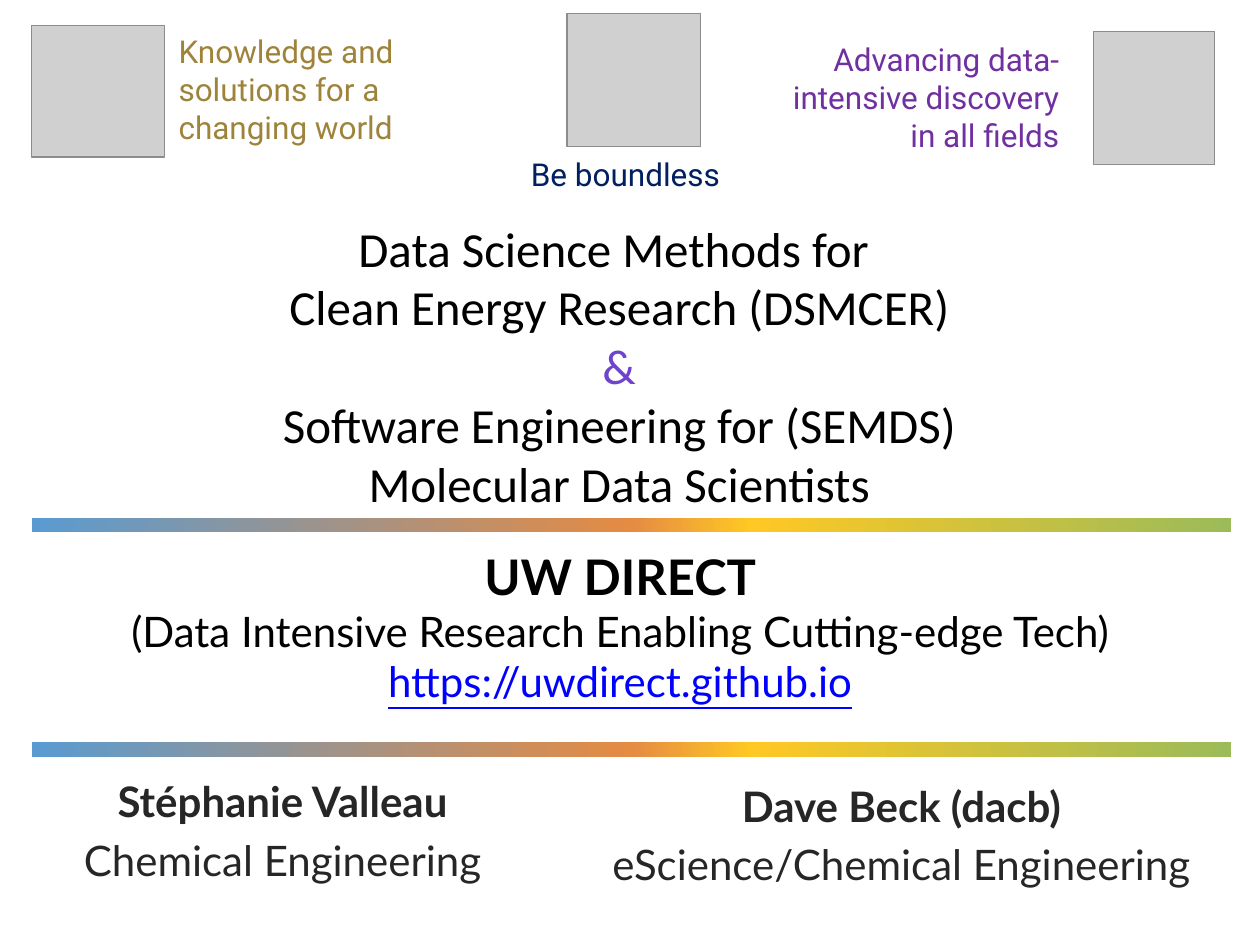
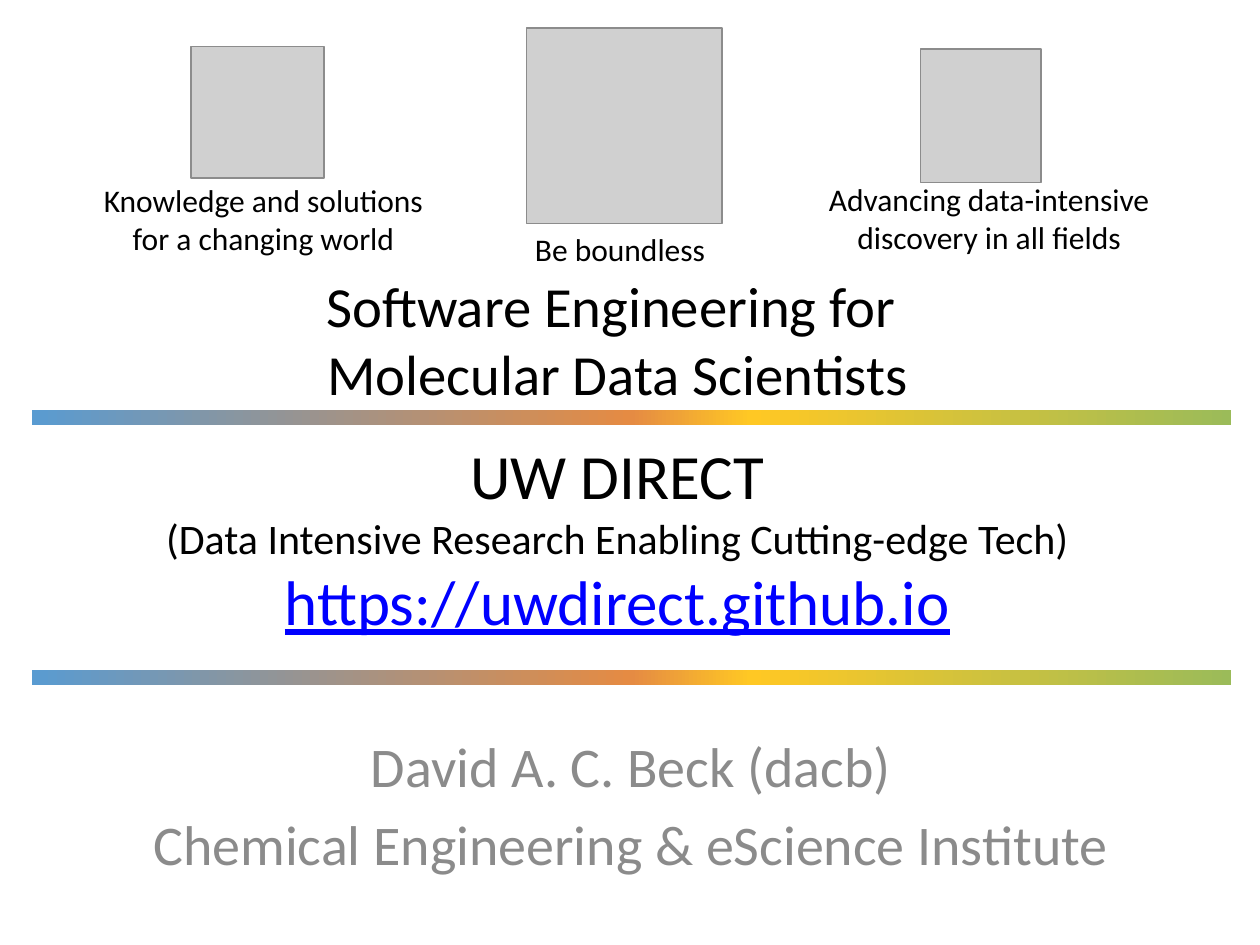
Before and after one commit to UWDIRECT/UWDIRECT.github.io, a slide deck: slide 1 of Wi21_content/SEDS/L1.1.Command_Line.pptx. Drawn at 1260x945 pixels with LibreOffice and Linux fonts; fonts in the diff are those of the drawing; grey boxes stand for pictures; background and template pictures are left out. Boxes give left, top, right and bottom in pixels: in the first picture for what was removed or moved away, otherwise in the second. Text is boxed around its words. In the diff, an @@ line names an element or a change of style, - is before the commit and + after.

Commit message:
fixed missing images from corrupted ppt

```diff
--- a/Wi21_content/SEDS/L1.1.Command_Line.pptx
+++ b/Wi21_content/SEDS/L1.1.Command_Line.pptx
@@ rectangle: place and size @@
-rectangle at bbox=[0, 0, 1260, 224]
+rectangle at bbox=[0, 26, 1260, 223]
@@ picture: place and size @@
-picture at bbox=[567, 14, 701, 147]
+picture at bbox=[527, 28, 722, 223]
@@ picture: place and size @@
-picture at bbox=[32, 26, 165, 158]
+picture at bbox=[192, 47, 325, 178]
@@ picture: place and size @@
-picture at bbox=[1094, 32, 1215, 165]
+picture at bbox=[920, 49, 1041, 183]
@@ text "Knowledge and solutions for a ...": place and size @@
-text "Knowledge and solutions for a ..." at bbox=[179, 39, 393, 146]
+text "Knowledge and solutions for a ..." at bbox=[104, 190, 423, 256]
@@ text "Knowledge and solutions for a ..." at bbox=[104, 190, 423, 256]: font Roboto to Calibri, text colour #9E843B to #000000; alignment left to centre @@
@@ text "Advancing data-intensive discovery in all ...": place and size @@
-text "Advancing data-intensive discovery in all ..." at bbox=[793, 47, 1059, 148]
+text "Advancing data-intensive discovery in all ..." at bbox=[829, 189, 1149, 254]
@@ text "Advancing data-intensive discovery in all ..." at bbox=[829, 189, 1149, 254]: font Roboto to Calibri, text colour #7030A0 to #000000; alignment right to centre @@
@@ text "Be boundless": place and size @@
-text "Be boundless" at bbox=[531, 162, 720, 187]
+text "Be boundless" at bbox=[535, 239, 705, 262]
@@ text "Be boundless" at bbox=[535, 239, 705, 262]: font Roboto to Calibri, text colour #002060 to #000000 @@
@@ title at bbox=[326, 288, 908, 396]: text changed; size 28 to 32.4 pt @@
-Data Science Methods for
-Clean Energy Research (DSMCER)
-&
-Software Engineering for (SEMDS)
-Molecular Data Scientists
+Software Engineering for
+Molecular Data Scientists
@@ text "UW DIRECT": place and size @@
-text "UW DIRECT" at bbox=[131, 559, 1109, 705]
+text "UW DIRECT" at bbox=[166, 458, 1068, 636]
@@ text "UW DIRECT" at bbox=[166, 458, 1068, 636]: size 28 to 36 pt, bold off in "UW DIRECT"; font Lato to Calibri; size 24 to 36 pt in "https://uwdirect.github.io" @@
@@ rectangle: place and size @@
-rectangle at bbox=[32, 518, 1231, 533]
+rectangle at bbox=[32, 410, 1231, 425]
@@ rectangle: place and size @@
-rectangle at bbox=[32, 742, 1231, 757]
+rectangle at bbox=[32, 670, 1231, 685]
@@ subtitle added at bbox=[153, 746, 1107, 875], 32 pt, text #8C8C8C @@
+David A. C. Beck (dacb)
+Chemical Engineering & eScience Institute
@@ subtitle removed at bbox=[84, 785, 481, 884] @@
-Stéphanie Valleau
-Chemical Engineering
@@ text removed at bbox=[612, 789, 1190, 888] @@
-Dave Beck (dacb)
-eScience/Chemical Engineering
```
Also in this commit, not shown: 2 slides added, 12 slides removed.
